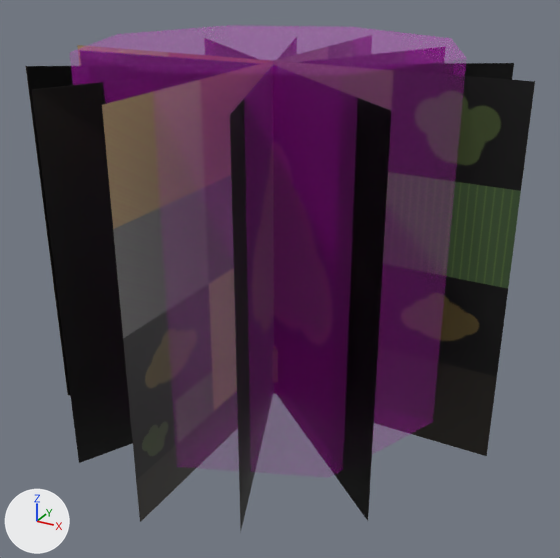
Two versions of the COLLADA model beamng-props/desert-flora/export/dae/scrub_med.dae, one commit apart.
Camera for both pictures: a 50 mm camera at (0.72, -1.282, 0.913) aimed at (0.028, -0.024, 0.284). The lights are fixed; the arrows at lower left show +X, +Y and +Z. The older version comes first. Where no turn or scale is listed for an object, it has been applied to the vertices.

Names of what the first picture shows: 'Colmesh_scrub-1', 'scrub_med_a200', 'scrub_med_a50', 'scrub_med_a800'.
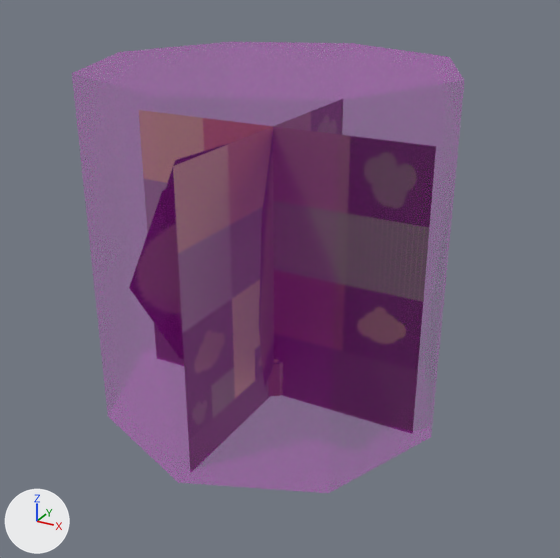
Boxes (x1, y1, x2, y2) around the edits, measured in the pictures (560 x 558 px):
'Colmesh_scrub-1', moved
    before: (70, 25, 467, 477)
    after: (72, 42, 465, 493)
'scrub_med_a50', rescaled (not visible afterwards)
    before: (77, 45, 535, 522)
'scrub_med_a200', reshaped (not visible afterwards)
    before: (32, 84, 392, 529)
'scrub_med_a800', reshaped (not visible afterwards)
    before: (26, 63, 514, 527)
part 1 of me_scrub_med_a800, rebuilt (not visible afterwards)
    before: (32, 82, 133, 462)
part 2 of me_scrub_med_a800, deleted
    before: (336, 98, 391, 521)
part 3 of me_scrub_med_a800, deleted
    before: (26, 63, 514, 395)
part 4 of me_scrub_med_a800, deleted
    before: (230, 99, 254, 527)
part 5 of me_scrub_med_a200, rebuilt (not visible afterwards)
    before: (32, 84, 133, 463)
part 6 of me_scrub_med_a200, deleted
    before: (335, 99, 392, 519)
part 7 of me_scrub_med_a200, deleted
    before: (230, 101, 255, 529)

What the commit changed:
Material 'ParkerVegFoliage' (mat_parkervegfoliage) is new.
Its texture is img_vegetation_atlas_2048_png.
me_scrub_med_a800 is used by ob_scrub_med_a800; location (0.0, 0.0, 0.0).
me_scrub_med_a800 had 32 vertices, 30 faces and spanned x -0.45..0.45, y -0.417..0.417, z 0.0..0.7.
me_scrub_med_a800 now has 33 vertices, 44 faces and spans x -0.306..0.306, y -0.278..0.278, z 0.0..0.58.
me_scrub_med_a800 part 1: the loose piece of 4 vertices spanning x -0.198..0.198, y -0.404..0.404, z 0.0..0.7 is rebuilt with 21 vertices and now spans x -0.306..0.306, y -0.278..0.278, z 0.063..0.58, in mat_parkervegfoliage (picture img_vegetation_atlas_2048_png).
me_scrub_med_a800 part 2: the loose piece of 4 vertices spanning x -0.345..0.345, y -0.288..0.288, z 0.0..0.7 is deleted.
me_scrub_med_a800 part 3: the loose piece of 4 vertices spanning x -0.385..0.385, y -0.233..0.233, z 0.0..0.7 is deleted.
me_scrub_med_a800 part 4: the loose piece of 4 vertices spanning x -0.169..0.169, y -0.417..0.417, z 0.0..0.7 is deleted.
Other edits to the shape of me_scrub_med_a800 do not show in these pictures.
me_scrub_med_a800 gains material mat_parkervegfoliage (picture img_vegetation_atlas_2048_png).
me_scrub_med_a200 is used by ob_scrub_med_a200; location (0.0, 0.0, 0.0).
me_scrub_med_a200 had 24 vertices, 14 faces and spanned x -0.45..0.45, y -0.417..0.417, z 0.0..0.7.
me_scrub_med_a200 now has 24 vertices, 22 faces and spans x -0.306..0.306, y -0.278..0.278, z 0.0..0.58.
me_scrub_med_a200 part 5: the loose piece of 4 vertices spanning x -0.198..0.198, y -0.404..0.404, z 0.0..0.7 is rebuilt with 20 vertices and now spans x -0.306..0.306, y -0.278..0.278, z 0.063..0.58, in mat_parkervegfoliage (picture img_vegetation_atlas_2048_png).
me_scrub_med_a200 part 6: the loose piece of 4 vertices spanning x -0.345..0.345, y -0.288..0.288, z 0.0..0.7 is deleted.
me_scrub_med_a200 part 7: the loose piece of 4 vertices spanning x -0.169..0.169, y -0.417..0.417, z 0.0..0.7 is deleted.
Other edits to the shape of me_scrub_med_a200 do not show in these pictures.
me_scrub_med_a200 gains material mat_parkervegfoliage (picture img_vegetation_atlas_2048_png).
me_scrub_med_a50 is used by ob_scrub_med_a50; location (0.0, 0.0, 0.0).
me_scrub_med_a50 had 8 vertices, 4 faces and spanned x -0.472..0.472, y -0.472..0.472, z -0.007..0.707.
me_scrub_med_a50 now has 8 vertices, 4 faces and spans x -0.321..0.321, y -0.321..0.321, z -0.006..0.585.
me_scrub_med_a50 part 8: the whole mesh is scaled about the mesh origin by (0.68, 0.68, 0.828).
me_colmesh_scrub_1 is used by ob_colmesh_scrub_1; location (0.0, 0.0, 0.0).
me_colmesh_scrub_1 had 16 vertices, 28 faces and spanned x -0.36..0.36, y -0.36..0.36, z 0.035..0.735.
me_colmesh_scrub_1 now has 16 vertices, 28 faces and spans x -0.36..0.36, y -0.36..0.36, z 0.0..0.7.
me_colmesh_scrub_1 part 9: the whole mesh is moved by (0.0, 0.0, -0.035).
